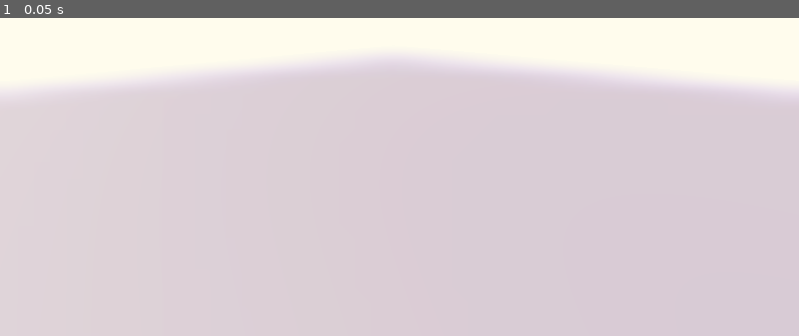
Above: before the commit, frame 1.
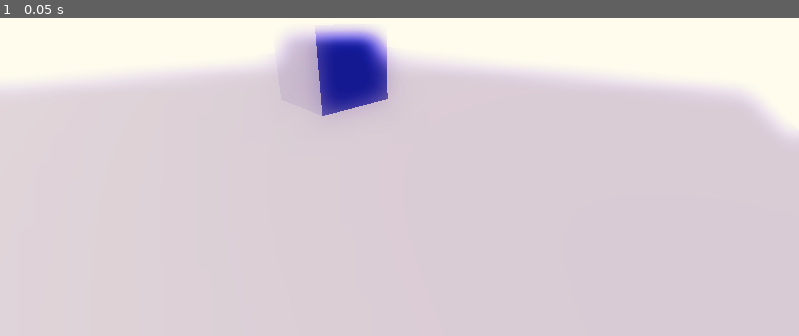
Above: after the commit, the same moment.

Repository: mharitsnf/CompositorExperiments
Game: Godot game, scene res://pixelation/pixelation_scene.tscn
Same seed, same stepped clock (60 frames per second), same inputs: the game is played once before the commit and once after it. This scene is started directly instead of the project's main scene.
Inputs:
- Up to frame 1 (0.05 s): no input

The runs differ from the first frame. In frame 1, 3.6% of the frame differs, in the area x 34-100%, y 2-37%.

Commit message:
(Pixelation) Added clamp for pixel size

Diff:
--- a/pixelation/pixelation_compositor_effect.gd
+++ b/pixelation/pixelation_compositor_effect.gd
@@ -2,7 +2,9 @@
 class_name PixelationEffect extends CompositorEffect
 
 
-@export var pixel_size: int = 5
+@export var pixel_size: int = 5:
+	set(value):
+		pixel_size = max(value, 1)
 
 var rd: RenderingDevice
 var shader: RID
--- a/pixelation/pixelation_scene.tscn
+++ b/pixelation/pixelation_scene.tscn
@@ -23,6 +23,8 @@
 [sub_resource type="PlaneMesh" id="PlaneMesh_omfjy"]
 size = Vector2(10, 10)
 
+[sub_resource type="BoxMesh" id="BoxMesh_o31gm"]
+
 [node name="PixelationScene" type="Node"]
 
 [node name="Environments" type="Node" parent="."]
@@ -35,7 +37,7 @@
 transform = Transform3D(0.70710677, 0.49999997, -0.49999997, 0, 0.7071068, 0.7071068, 0.7071068, -0.5, 0.5, 0, 0.66137177, 0)
 
 [node name="Camera3D" type="Camera3D" parent="."]
-transform = Transform3D(0.72220707, -0.21094806, 0.6587244, 0, 0.95235854, 0.30498064, -0.691677, -0.22025917, 0.6878001, 3.3460023, 1.0361725, 3.3649802)
+transform = Transform3D(0.72220707, -0.21094806, 0.6587244, 0, 0.95235854, 0.30498064, -0.691677, -0.22025917, 0.6878001, 4.0391865, 1.0361725, 2.7010992)
 
 [node name="StaticBody3D" type="StaticBody3D" parent="."]
 
@@ -44,3 +46,7 @@
 
 [node name="MeshInstance3D" type="MeshInstance3D" parent="StaticBody3D"]
 mesh = SubResource("PlaneMesh_omfjy")
+
+[node name="MeshInstance3D" type="MeshInstance3D" parent="."]
+transform = Transform3D(1, 0, 0, 0, 1, 0, 0, 0, 1, 0.80526066, 0.4687178, 0.5776205)
+mesh = SubResource("BoxMesh_o31gm")
Not shown: 1 places in pixelation/pixelation_scene.tscn that only renumber resources
